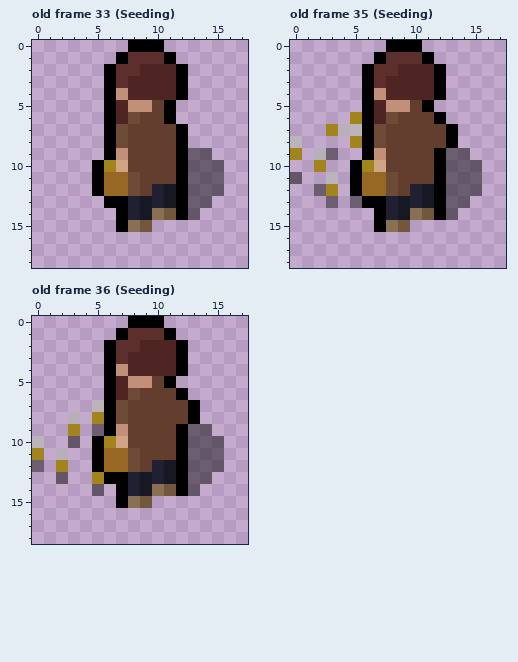
Pixel-art file: dev/villagers-action.aseprite. Above, as it was before the edit.
18x19 pixels, 40 frames. Shown: old frame 33 (Seeding), old frame 35 (Seeding), old frame 36 (Seeding). The commit also changed other frames, which this record leaves out.
After:
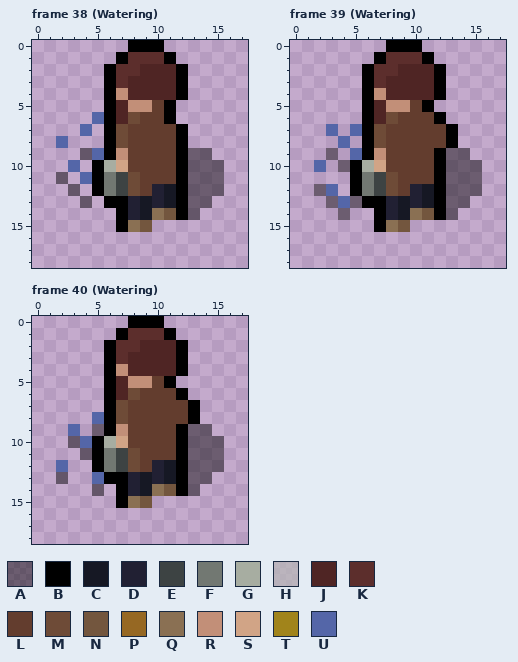
Palette (. is transparent): A #00000073  B #000000  C #161824  D #212033  E #3d4343  F #727872  G #a7ada1  H #b8b8b8ba  J #4f2524  K #5c2e2c  L #633d2e  M #6e4b37  N #73563e  P #966823  Q #8a7053  R #c28f78  S #d1a486  T #a1841b  U #5466a8
A new or re-ordered frame is compared with the old frame closest to it.
Log entry: Added a meh-looking watering animation.
The exact change:
frames 40 -> 44
--- frame 38 (Watering) is new; against old frame 33 (Seeding), layers "Villagers", "Shadows"
@@ x 0..9 @@
  5 ......BJRR
- 6 ......BJML
- 7 ......BMLL
- 8 ......BMLL
- 9 ......BRLL
-10 .....BTSLL
-11 .....BPPML
-12 .....BPPML
-13 ......BBDC
+ 6 .....UBJML
+ 7 ....U.BMLL
+ 8 ..U...BMLL
+ 9 ....AUBRLL
+10 ...U.BGSLL
+11 ..A.UBFEML
+12 ...A.BFEML
+13 ....A.BBDC
 14 .......BDC
--- frame 39 (Watering) is new; against old frame 35 (Seeding), layers "Villagers", "Shadows"
@@ x 0..9 @@
  5 ......BJRR
- 6 .....TBJML
- 7 ...THHBMLL
- 8 H....TBMLL
- 9 T.HA..BRLL
-10 ..T..BTSLL
-11 A..H.BPPML
-12 ..AT.BPPML
-13 ...A.ABBDC
-14 .......BDC
+ 6 ......BJML
+ 7 ...U.UBMLL
+ 8 ....U.BMLL
+ 9 ...A.UBRLL
+10 ..U.ABGSLL
+11 .....BFEML
+12 ..AU.BFEML
+13 ...AUABBDC
+14 ....A..BDC
 15 .......BQN
--- frame 40 (Watering) is new; against old frame 36 (Seeding), layers "Villagers", "Shadows"
@@ x 0..9 @@
  6 ......BJML
- 7 .....HBMLL
- 8 ...H.TBMLL
- 9 ...T.ABRLL
-10 H..A.BTSLL
-11 T.H..BPPML
-12 A.T..BPPML
-13 ..A..TBBDC
+ 7 ......BMLL
+ 8 .....UBMLL
+ 9 ...U.ABRLL
+10 ...AUBGSLL
+11 ....ABFEML
+12 ..U..BFEML
+13 ..A..UBBDC
 14 .....A.BDC
Where, in picture pixels (left, top, right, bottom), the same in both pictures:
changed: (56, 112, 128, 208)
changed: (290, 112, 386, 220)
changed: (32, 400, 128, 484)
